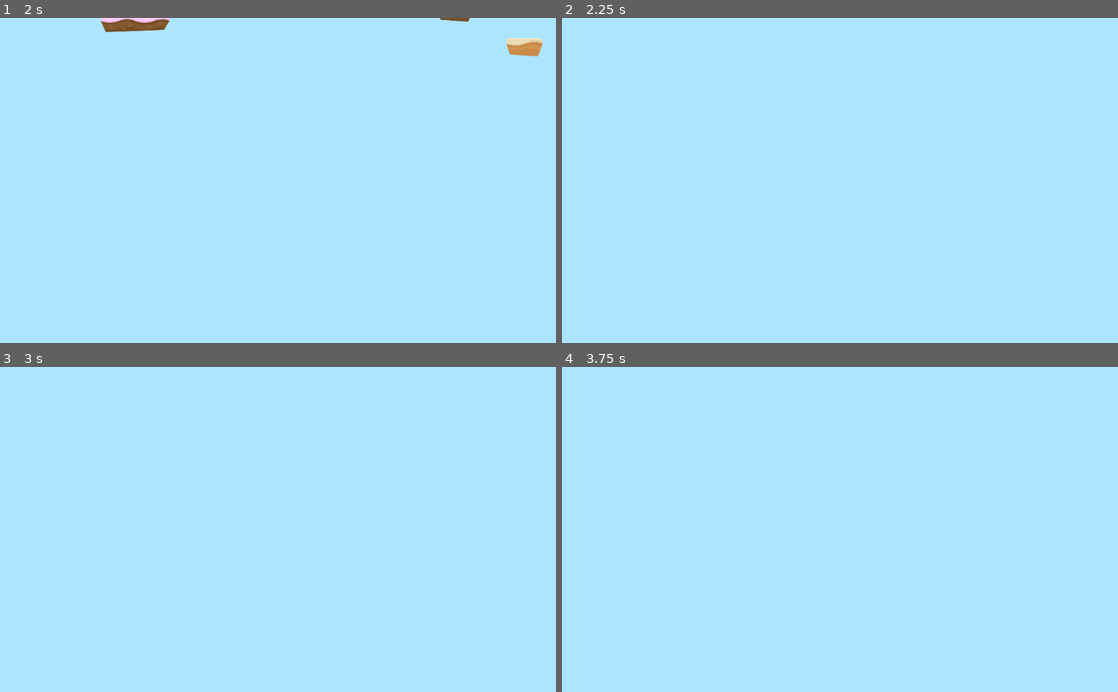
Above: before the commit, frames 1-4 (two rows, left to right).
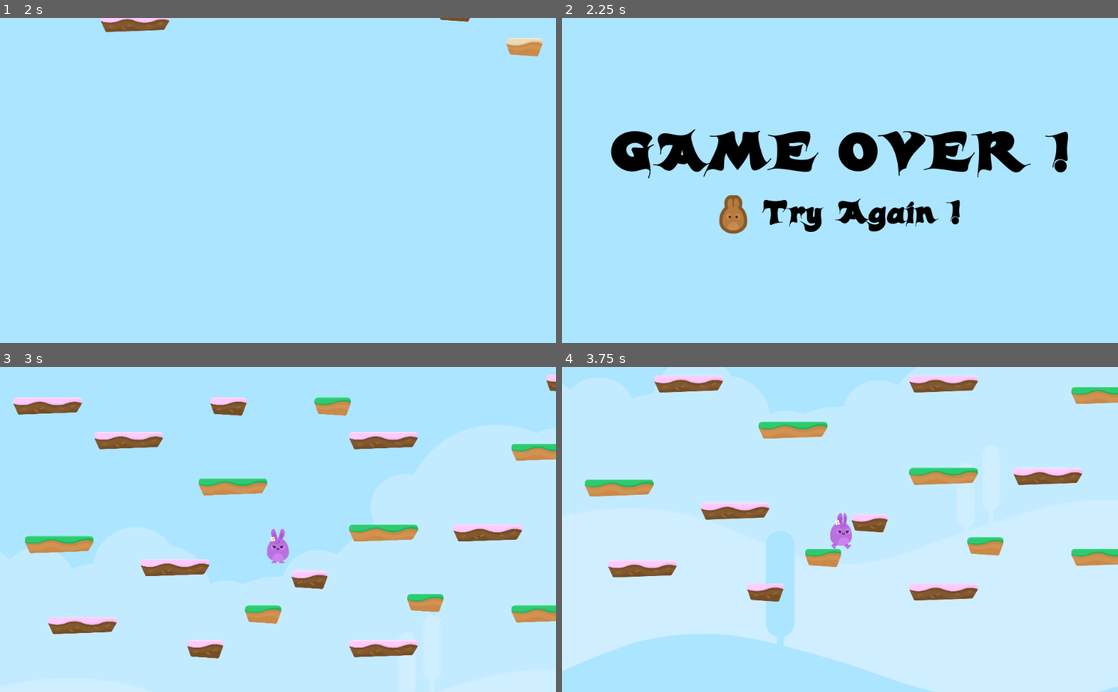
Above: after the commit, the same moments.

Repository: narujib/Godot-Game
Game: Godot game, scene res://Levels/Level1.tscn
Same seed, same stepped clock (60 frames per second), same inputs: the game is played once before the commit and once after it.
Inputs (mouse positions are in pixels of both pictures, inside the frame that each line leads up to):
- Up to frame 1 (2 s): hold D (right) from 0.53 s (still down); tap W (jump) at 0.77, 1.52 s
- Up to frame 2 (2.25 s): release D (right) at 2.03 s; hold A (left) from 2.03 s (still down)
- Up to frame 3 (3 s): release A (left) at 2.75 s; click (172, 565) at 2.77 s
- Up to frame 4 (3.75 s): hold D (right) from 3.53 s (still down)

Frame 1 is identical in both runs. In frame 2, 7.6% of the frame differs, in the area x 8-91%, y 34-67%; in frame 3, 12%; in frame 4, 48%, in the area x 0-100%, y 2-100%.

Commit message:
gameover

Diff:
--- /dev/null
+++ b/Levels/GameOver.gd
@@ -0,0 +1,4 @@
+extends Control
+
+func _on_RestartButton_pressed():
+	get_tree().change_scene("res://Levels/Level1.tscn")
--- /dev/null
+++ b/Levels/GameOver.tscn
@@ -0,0 +1,65 @@
+[gd_scene load_steps=7 format=2]
+
+[ext_resource path="res://GFX/Background/bg_layer1.png" type="Texture" id=1]
+[ext_resource path="res://GFX/HUD/lifes.png" type="Texture" id=2]
+[ext_resource path="res://Fonts/candles_.ttf" type="DynamicFontData" id=3]
+[ext_resource path="res://Levels/GameOver.gd" type="Script" id=4]
+
+[sub_resource type="DynamicFont" id=1]
+size = 100
+use_filter = true
+font_data = ExtResource( 3 )
+
+[sub_resource type="DynamicFont" id=2]
+size = 60
+font_data = ExtResource( 3 )
+
+[node name="GameOver" type="Control"]
+anchor_right = 1.0
+anchor_bottom = 1.0
+script = ExtResource( 4 )
+
+[node name="TextureRect" type="TextureRect" parent="."]
+anchor_right = 1.0
+anchor_bottom = 1.0
+texture = ExtResource( 1 )
+expand = true
+
+[node name="CenterContainer" type="CenterContainer" parent="."]
+anchor_right = 1.0
+anchor_bottom = 1.0
+
+[node name="VBoxContainer" type="VBoxContainer" parent="CenterContainer"]
+margin_left = 89.0
+margin_top = 196.0
+margin_right = 934.0
+margin_bottom = 404.0
+
+[node name="Label" type="Label" parent="CenterContainer/VBoxContainer"]
+margin_right = 845.0
+margin_bottom = 127.0
+custom_colors/font_color = Color( 0, 0, 0, 1 )
+custom_fonts/font = SubResource( 1 )
+text = "GAME OVER !"
+
+[node name="HBoxContainer" type="HBoxContainer" parent="CenterContainer/VBoxContainer"]
+margin_top = 131.0
+margin_right = 845.0
+margin_bottom = 208.0
+alignment = 1
+
+[node name="RestartButton" type="TextureButton" parent="CenterContainer/VBoxContainer/HBoxContainer"]
+margin_left = 200.0
+margin_right = 252.0
+margin_bottom = 77.0
+texture_normal = ExtResource( 2 )
+
+[node name="Label" type="Label" parent="CenterContainer/VBoxContainer/HBoxContainer"]
+margin_left = 256.0
+margin_right = 645.0
+margin_bottom = 77.0
+custom_colors/font_color = Color( 0, 0, 0, 1 )
+custom_fonts/font = SubResource( 2 )
+text = " Try Again !"
+
+[connection signal="pressed" from="CenterContainer/VBoxContainer/HBoxContainer/RestartButton" to="." method="_on_RestartButton_pressed"]
--- a/Player/Player.gd
+++ b/Player/Player.gd
@@ -6,6 +6,7 @@
 const GRAVITY = 200
 const UP = Vector2(0,-1)
 const JUMP_SPEED = 3500
+const WORLD_LIMIT = 3000
 
 signal animate
 
@@ -17,6 +18,8 @@
 	move_and_slide(motion, UP)
 
 func apply_gravity():
+	if position.y > WORLD_LIMIT:
+		end_game()
 	if is_on_floor():
 		motion.y = 0
 	elif is_on_floor():
@@ -38,3 +41,6 @@
 
 func animate():
 	emit_signal("animate", motion)
+
+func end_game():
+	get_tree().change_scene("res://Levels/GameOver.tscn")
